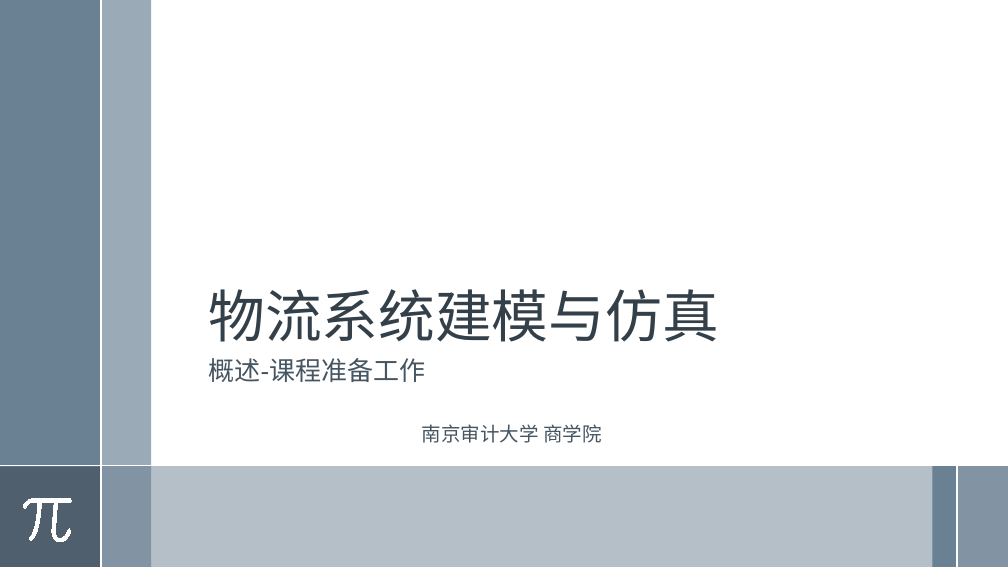
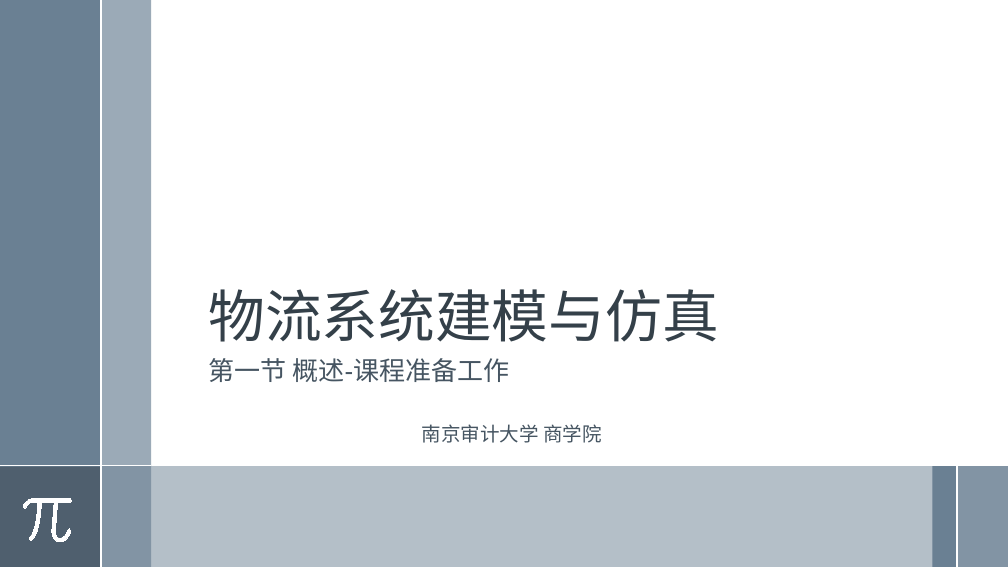
Before and after one commit to exoplanetX/SystemDynamics, a slide deck: slide 1 of 系统仿真-1-概述.pptx. Drawn at 1008x567 pixels with LibreOffice and Linux fonts; fonts in the diff are those of the drawing. Boxes give left, top, right and bottom in pixels: in the first picture for what was removed or moved away, otherwise in the second. Text is boxed around its words. In the diff, an @@ line names an element or a change of style, - is before the commit and + after.

```diff
--- a/系统仿真-1-概述.pptx
+++ b/系统仿真-1-概述.pptx
@@ subtitle at box(208, 358, 509, 382): text changed @@
-概述-课程准备工作
+第一节 概述-课程准备工作
```
Also in this commit, not shown: 2 other files.
